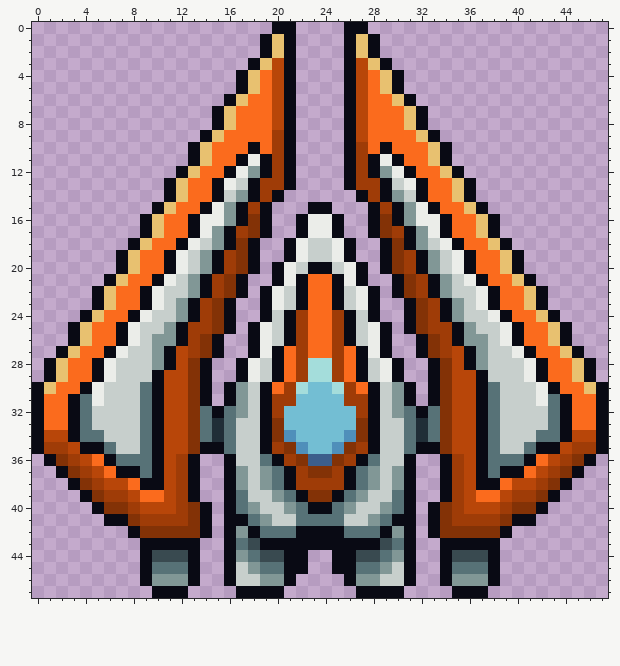
Pixel-art sprite: res/img/space_invaders/ships/ship_1.png. That is the earlier state.
The file is 48x48 pixels.
After:
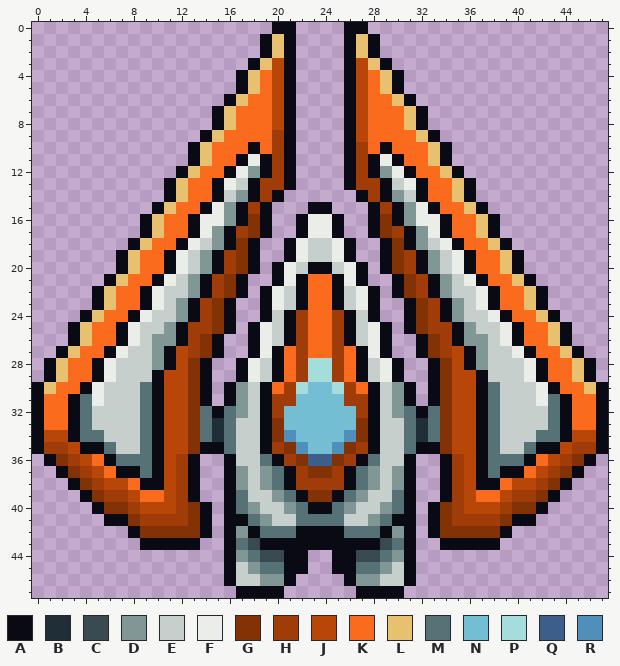
Palette (. is transparent): A #090a14  B #202e37  C #394a50  D #819796  E #c7cfcc  F #ebede9  G #833206  H #9f3c07  J #b84609  K #fb6b1d  L #e8c170  M #577277  N #73bed3  P #a4dddb  Q #3c5e8b  R #4f8fba
What changed:
y 44: x 9..13 ACCCA -> .....; x 34..38 ACCCA -> .....
y 45: x 9..13 AMMMA -> .....; x 34..38 AMMMA -> .....
y 46: x 9..13 ADDDA -> .....; x 34..38 ADDDA -> .....
y 47: x 10..12 AAA -> ...; x 35..37 AAA -> ...
